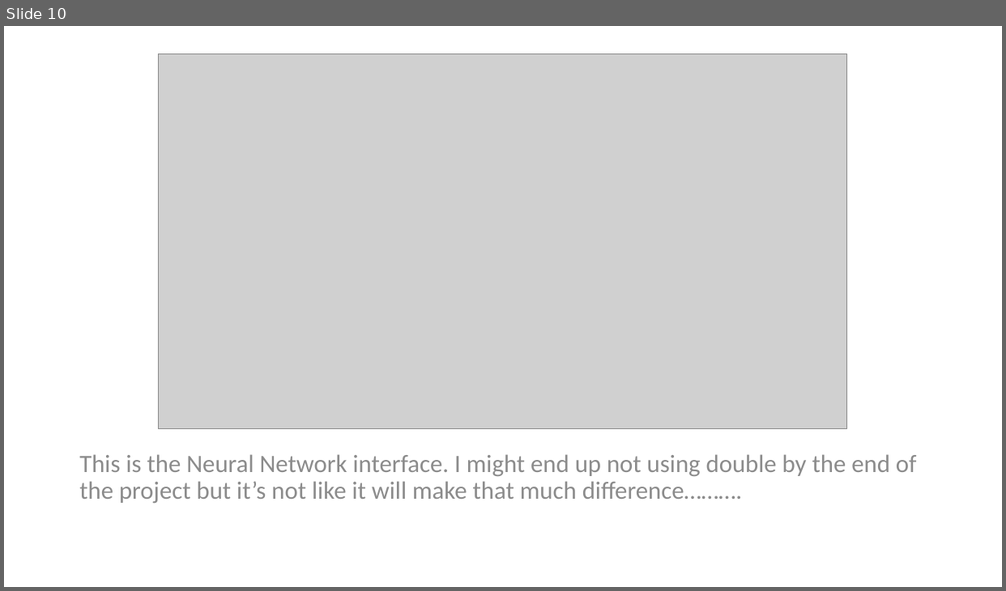
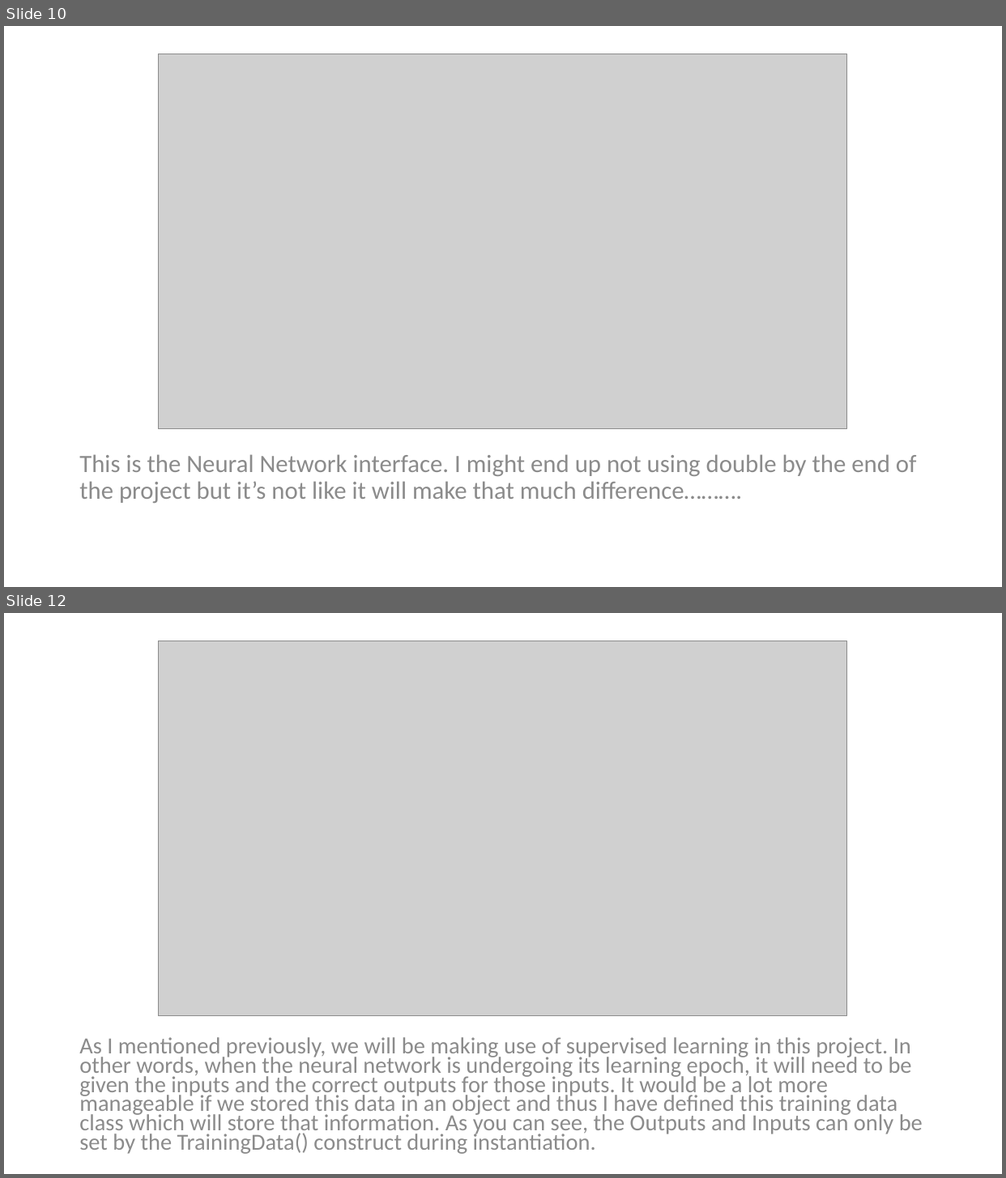
Before and after one commit to PixelZerg/NeuroOCR, a slide deck: NeuroOCR-DevelopmentDocumentation.pptx. Shown one above the other, each under a label of ours: slide 10 before the commit, slides 10 and 12 after it; the slides between them are not shown. The pictures are 1006x591 and 1006x1178 pixels, drawn with LibreOffice and Linux fonts; fonts in the diff are those of the drawing; grey boxes stand for pictures. Boxes give left, top, right and bottom in pixels: in the first picture for what was removed or moved away, otherwise in the second. Text is boxed around its words. In the diff, an @@ line names an element or a change of style, - is before the commit and + after.

```diff
--- a/NeuroOCR-DevelopmentDocumentation.pptx
+++ b/NeuroOCR-DevelopmentDocumentation.pptx
@@ slide 12 added at (x1=4, y1=613, x2=1002, y2=1174), background #FFFFFF @@
@@ picture added at (x1=158, y1=641, x2=847, y2=1016) @@
@@ text added at (x1=79, y1=1037, x2=923, y2=1154), 22.2 pt, text #8C8C8C @@
+As I mentioned previously, we will be making use of supervised learning in this project. In other words, when the neural network is undergoing its learning epoch, it will need to be given the inputs and the correct outputs for those inputs. It would be a lot more manageable if we stored this data in an object and thus I have defined this training data class which will store that information. As you can see, the Outputs and Inputs can only be set by the TrainingData() construct during instantiation.
```
Also in this commit, not shown: 1 slide changed, 13 other slides added, 6 other files.
